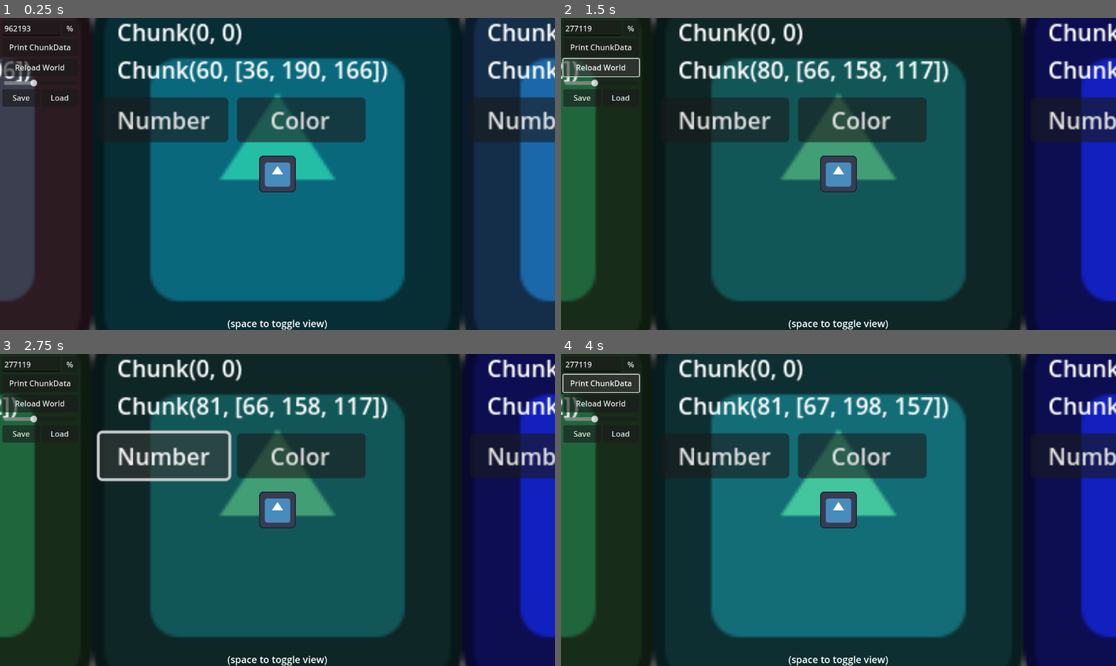
Above: before the commit, frames 1-4 (two rows, left to right).
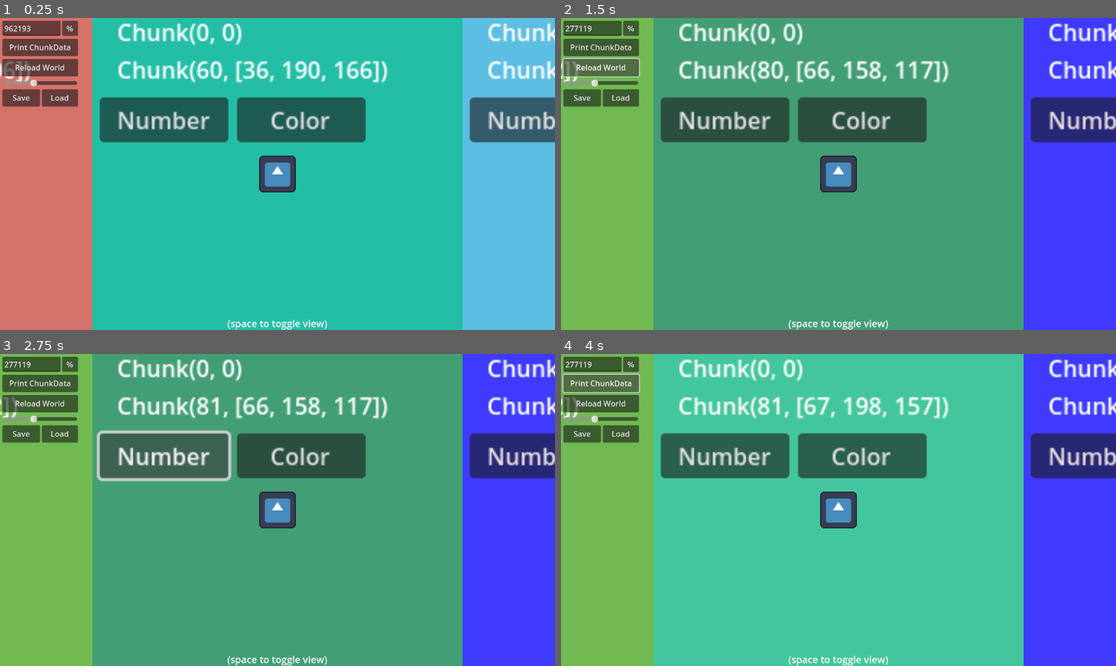
Above: after the commit, the same moments.

Repository: dllta/ChunkLoader
Game: Godot game, scene res://world/world.tscn
Same seed, same stepped clock (60 frames per second), same inputs: the game is played once before the commit and once after it. The engine's default icon, where the game draws it, is replaced by a stand-in: a white triangle on a blue panel in a dark square.
Inputs:
- Up to frame 1 (0.25 s): no input
- Up to frame 2 (1.5 s): click "%" at 0.5 s; click "Reload World" at 1.25 s
- Up to frame 3 (2.75 s): click "Number" at 2 s
- Up to frame 4 (4 s): click "Color" at 2.75 s; click "Print ChunkData" at 3.5 s

The runs differ from the first frame. In frame 1, 95% of the frame differs, in the area x 0-100%, y 0-100%; in frame 2, 94%; in frame 3, 94%; in frame 4, 95%.

Commit message:
render distance fix

Diff:
--- a/world/chunk/chunk.gd
+++ b/world/chunk/chunk.gd
@@ -8,7 +8,7 @@
 
 func _ready():
 	# set scale to the chunk size
-	$Sprite2D.scale = Vector2(world.CHUNK_SIZE/128,world.CHUNK_SIZE/128)
+	$Sprite2D.scale = Vector2(world.CHUNK_SIZE/8,world.CHUNK_SIZE/8)
 
 func load_data(new_data):
 	# load new chunk data
--- a/world/chunk/chunk.tscn
+++ b/world/chunk/chunk.tscn
@@ -1,7 +1,7 @@
 [gd_scene load_steps=3 format=3 uid="uid://bpl8sgnhdwwpl"]
 
 [ext_resource type="Script" path="res://world/chunk/chunk.gd" id="1_7qpas"]
-[ext_resource type="Texture2D" uid="uid://clal38aokdhgy" path="res://icon.svg" id="2_eyp1c"]
+[ext_resource type="Texture2D" uid="uid://bd4aff10okt5o" path="res://tile.png" id="2_mhdjk"]
 
 [node name="Chunk" type="Node2D"]
 script = ExtResource("1_7qpas")
@@ -9,7 +9,7 @@
 [node name="Sprite2D" type="Sprite2D" parent="."]
 modulate = Color(1, 1, 1, 0.290196)
 scale = Vector2(1.64063, 1.375)
-texture = ExtResource("2_eyp1c")
+texture = ExtResource("2_mhdjk")
 centered = false
 
 [node name="Label" type="Label" parent="."]
--- a/world/world.gd
+++ b/world/world.gd
@@ -4,7 +4,7 @@
 const CHUNK_SIZE = 256
 
 var world_seed:String = "test"
-var RENDER_DISTANCE = 2
+var RENDER_DISTANCE:int = 4
 
 @onready var player = $Player
 
@@ -14,6 +14,9 @@
 
 func _ready():
 	generate()
+
+func get_render_axis(offset,width:int):
+	return range(-floor(float(width)/2.0) + offset,ceil(float(width)/2.0) + offset)
 
 func _process(_delta):
 	# every frame, check if the player is in a different chunk
@@ -27,8 +30,8 @@
 	var loaded:Array[Vector2i] = []
 
 	# iterates over limits of render distance
-	for x in range(current_chunk.x + -RENDER_DISTANCE,current_chunk.x + RENDER_DISTANCE+1):
-		for y in range(current_chunk.y + -RENDER_DISTANCE,current_chunk.y + RENDER_DISTANCE+1):
+	for x in get_render_axis(current_chunk.x,RENDER_DISTANCE):
+		for y in get_render_axis(current_chunk.y,RENDER_DISTANCE):
 			# updates the chunk
 			var current = Vector2i(x,y)
 			load_chunk(current)
@@ -40,7 +43,10 @@
 			unload_chunk(i.pos)
 
 func get_player_chunk():
-	return Vector2i(round(player.position/CHUNK_SIZE))
+	if (RENDER_DISTANCE%2):
+		return Vector2i(round(player.position/CHUNK_SIZE))
+	else:
+		return Vector2i(ceil(player.position/CHUNK_SIZE))
 
 func chunk_read(pos:Vector2i):
 	# will read chunk data or generate new data
--- a/world/world.tscn
+++ b/world/world.tscn
@@ -49,8 +49,8 @@
 offset_top = 127.0
 offset_right = 160.0
 offset_bottom = 143.0
-max_value = 5.0
-value = 2.0
+max_value = 10.0
+value = 4.0
 metadata/_edit_use_anchors_ = true
 
 [node name="Save" type="Button" parent="CanvasLayer"]
Binary file added: tile.png
Not shown, added: tile.png.import
Not shown, changed: README.md
